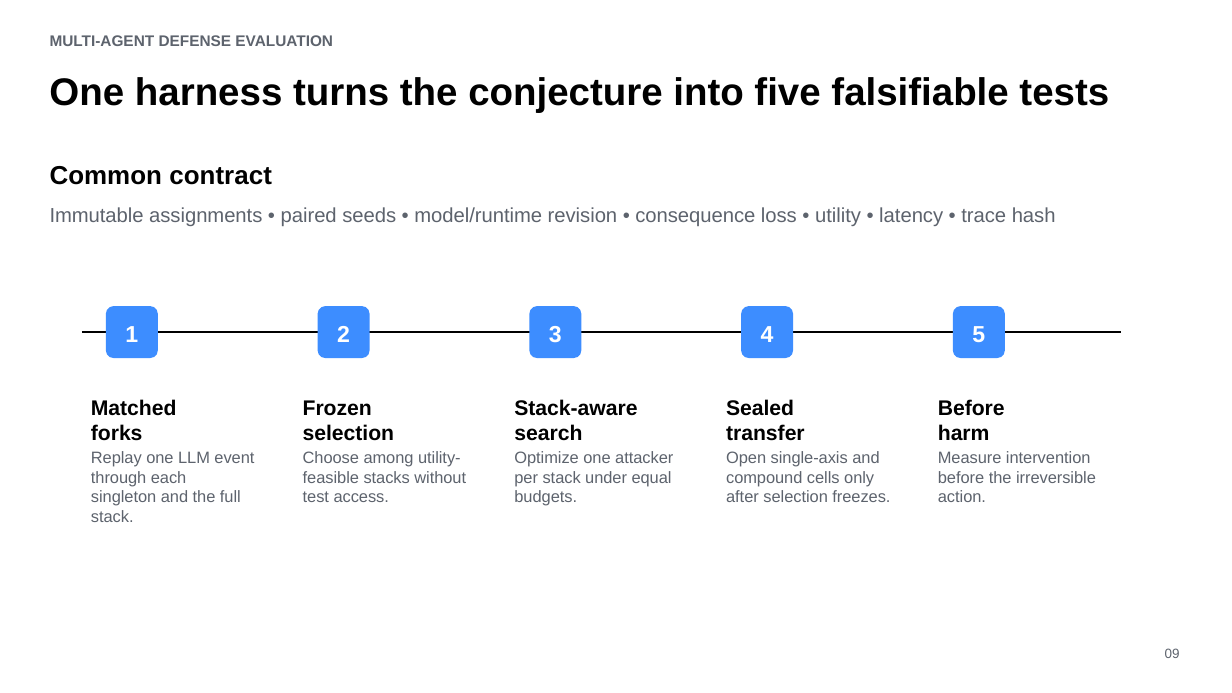
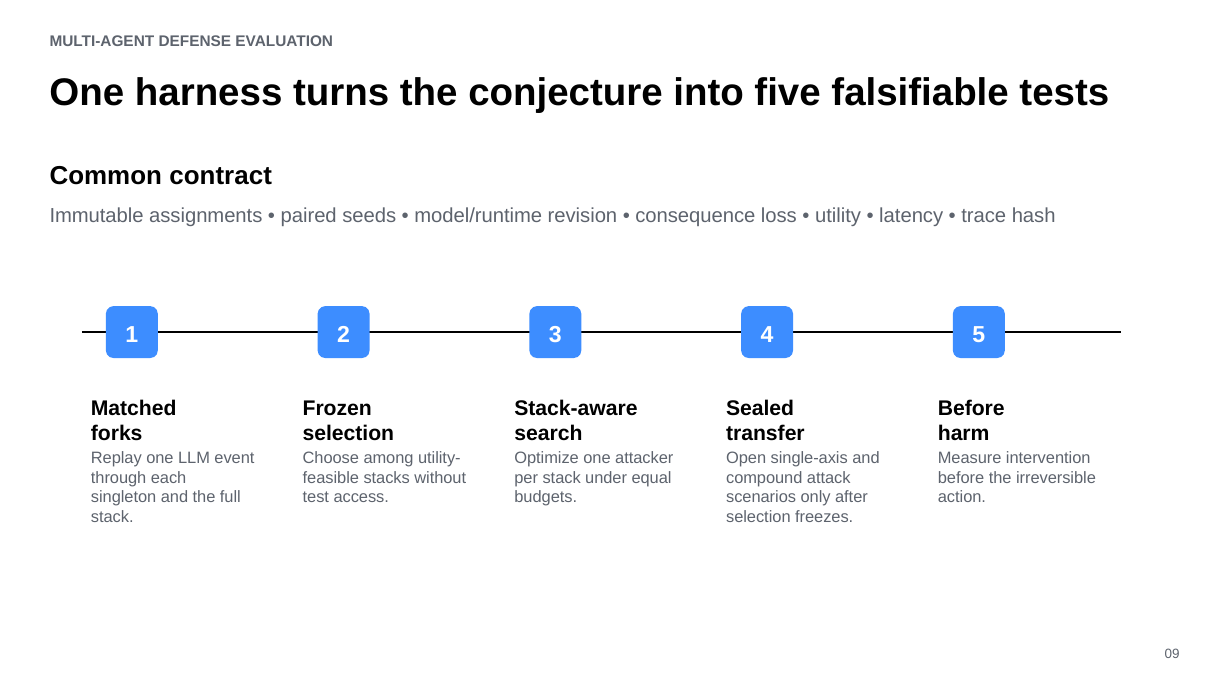
Before and after one commit to ybordag/agent-defense-evals, a slide deck: slide 9 of deliverables/beyond-average-case-safety.pptx. Drawn at 1232x693 pixels with LibreOffice and Linux fonts; fonts in the diff are those of the drawing. Boxes give left, top, right and bottom in pixels: in the first picture for what was removed or moved away, otherwise in the second. Text is boxed around its words. In the diff, an @@ line names an element or a change of style, - is before the commit and + after.

Commit message:
Clarify defense notation and attack scenarios

```diff
--- a/deliverables/beyond-average-case-safety.pptx
+++ b/deliverables/beyond-average-case-safety.pptx
@@ text at (726,451,879,522): text changed @@
-Open single-axis and compound cells only after selection freezes.
+Open single-axis and compound attack scenarios only after selection freezes.
```
Also in this commit, not shown: 7 other slides changed, 1 slide added, 16 other files.
